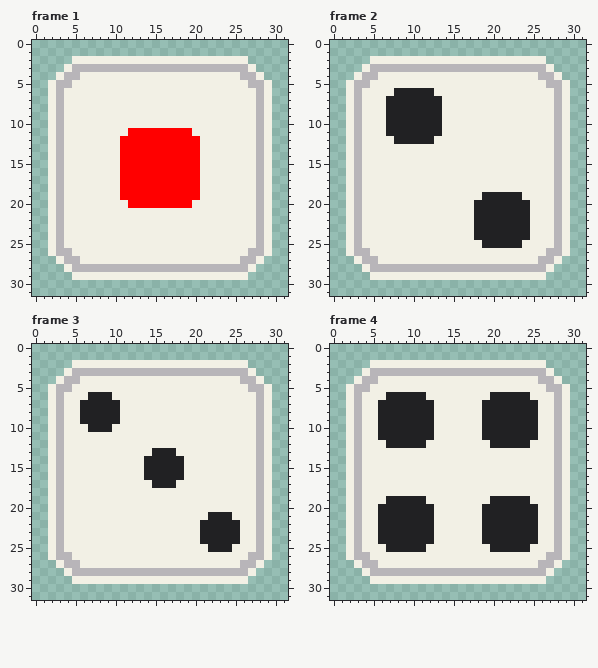
Pixel-art file: Assets/Smooz/Arts/Dice/Dice_Animation.aseprite. The first picture shows the starting point.
32x32 pixels, 6 frames. Shown: frame 1, frame 2, frame 3, frame 4. The commit also changed other frames, which this record leaves out.
The result:
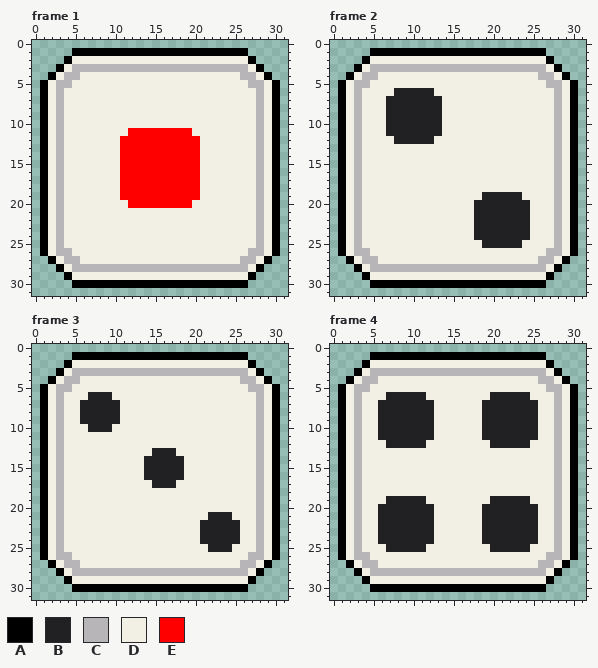
Palette (. is transparent): A #000000  B #212123  C #b8b5b9  D #f2f0e5  E #ff0000
What changed:
Changed rows in their new state; - is an unchanged pixel.
Frame 1, layer "One":
first column x 1:
 1 ----AAAAAAAAAAAAAAAAAAAAAA----
 2 ---A----------------------A---
 3 --A------------------------A--
 4 -A--------------------------A-
 5 A----------------------------A
 6 A----------------------------A
 7 A----------------------------A
 8 A----------------------------A
 9 A----------------------------A
10 A----------------------------A
11 A----------------------------A
12 A----------------------------A
13 A----------------------------A
14 A----------------------------A
15 A----------------------------A
16 A----------------------------A
17 A----------------------------A
18 A----------------------------A
19 A----------------------------A
20 A----------------------------A
21 A----------------------------A
22 A----------------------------A
23 A----------------------------A
24 A----------------------------A
25 A----------------------------A
26 A----------------------------A
27 -A--------------------------A-
28 --A------------------------A--
29 ---A----------------------A---
30 ----AAAAAAAAAAAAAAAAAAAAAA----
Frame 2, layer "Two": the same change as frame 1
Frame 3, layer "Three": the same change as frame 1
Frame 4, layer "Four": the same change as frame 1
Boxes around the changes in both pictures, in picture pixels (x1, y1, x2, y2):
added: (40, 48, 280, 288)
added: (338, 48, 578, 288)
added: (40, 352, 280, 592)
added: (338, 352, 578, 592)
